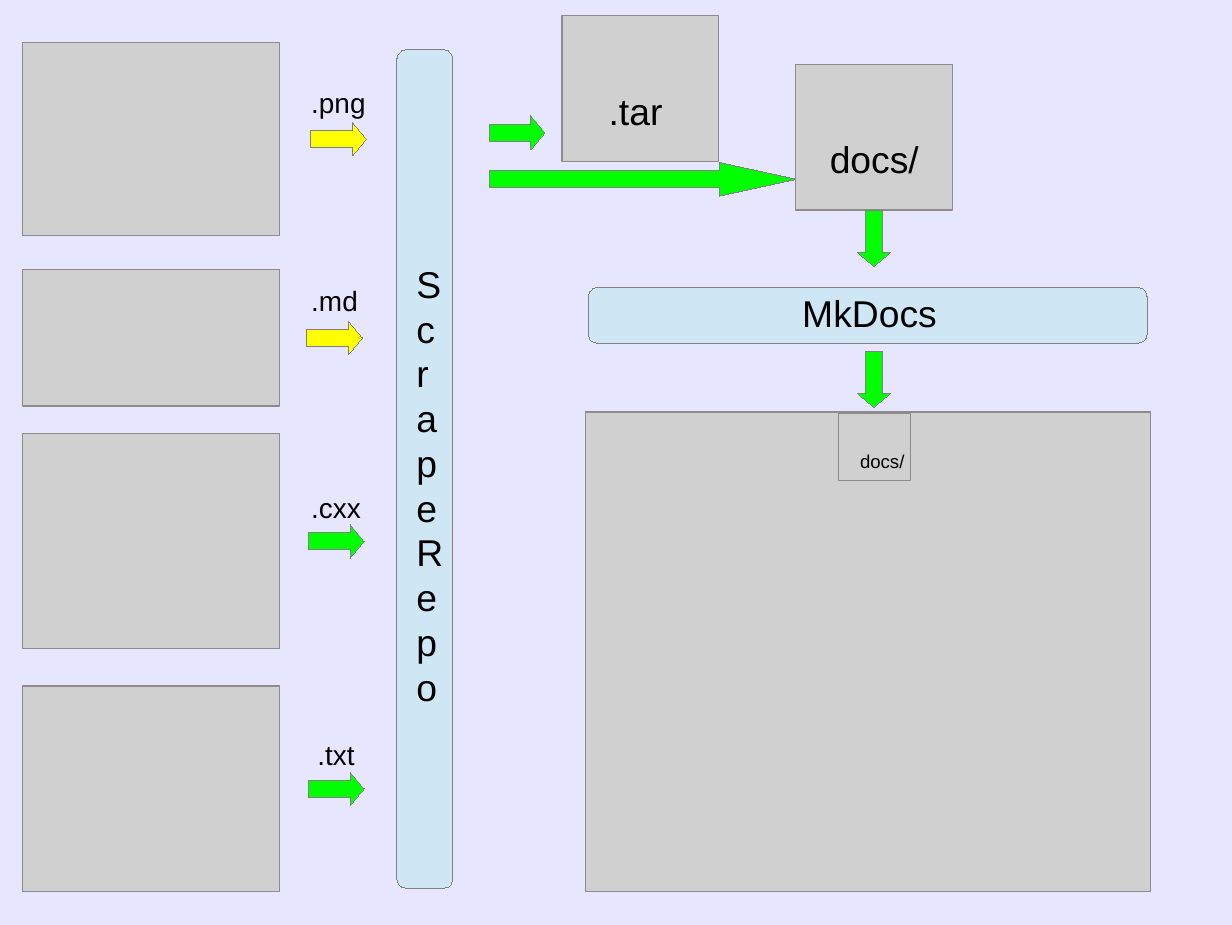
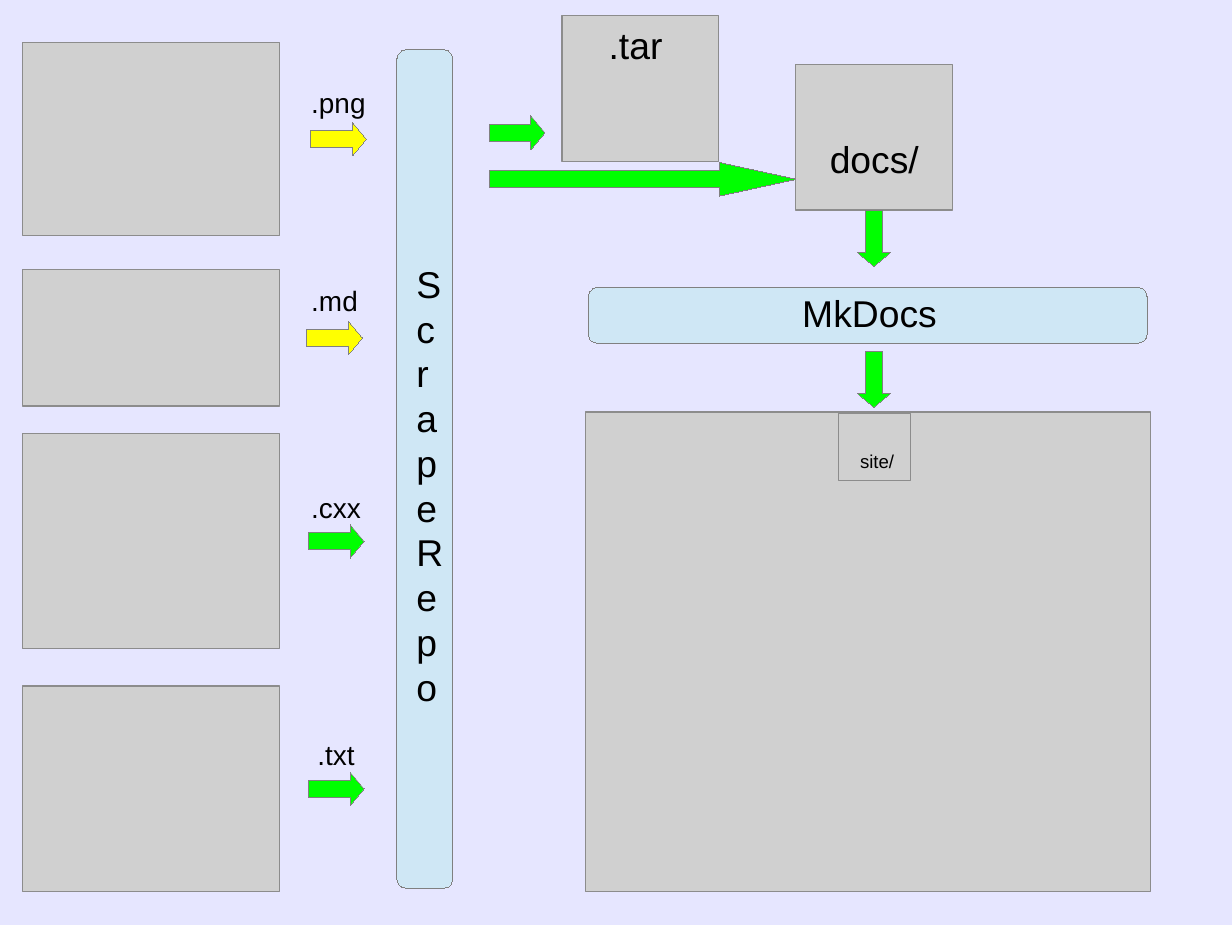
Before and after one commit to lorensen/VTKExamples, a slide deck: slide 1 of src/Artifacts/ScrapeRepo.odp. Drawn at 1232x925 pixels with LibreOffice and Linux fonts; fonts in the diff are those of the drawing; grey boxes stand for pictures. Boxes give left, top, right and bottom in pixels: in the first picture for what was removed or moved away, otherwise in the second. Text is boxed around its words. In the diff, an @@ line names an element or a change of style, - is before the commit and + after.

```diff
--- a/src/Artifacts/ScrapeRepo.odp
+++ b/src/Artifacts/ScrapeRepo.odp
@@ text ".tar": place and size @@
-text ".tar" at [609,101,663,126]
+text ".tar" at [609,35,663,60]
@@ text at [860,454,894,468]: text changed @@
-docs/
+site/
```
Also in this commit, not shown: 1 other file.
